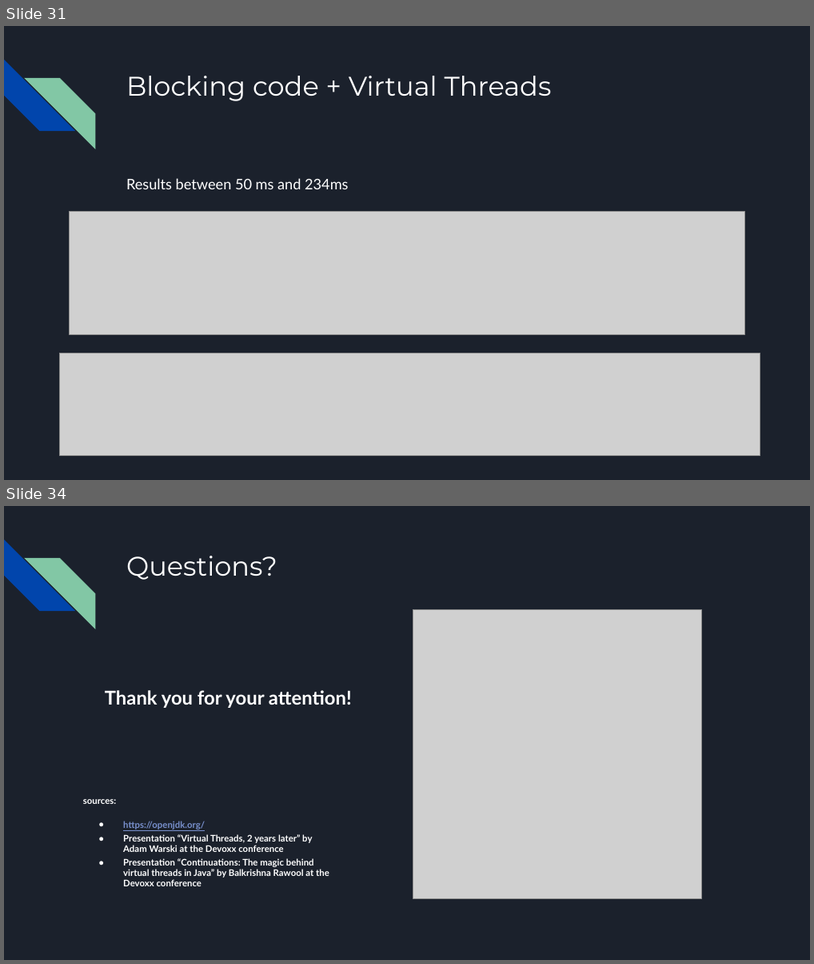
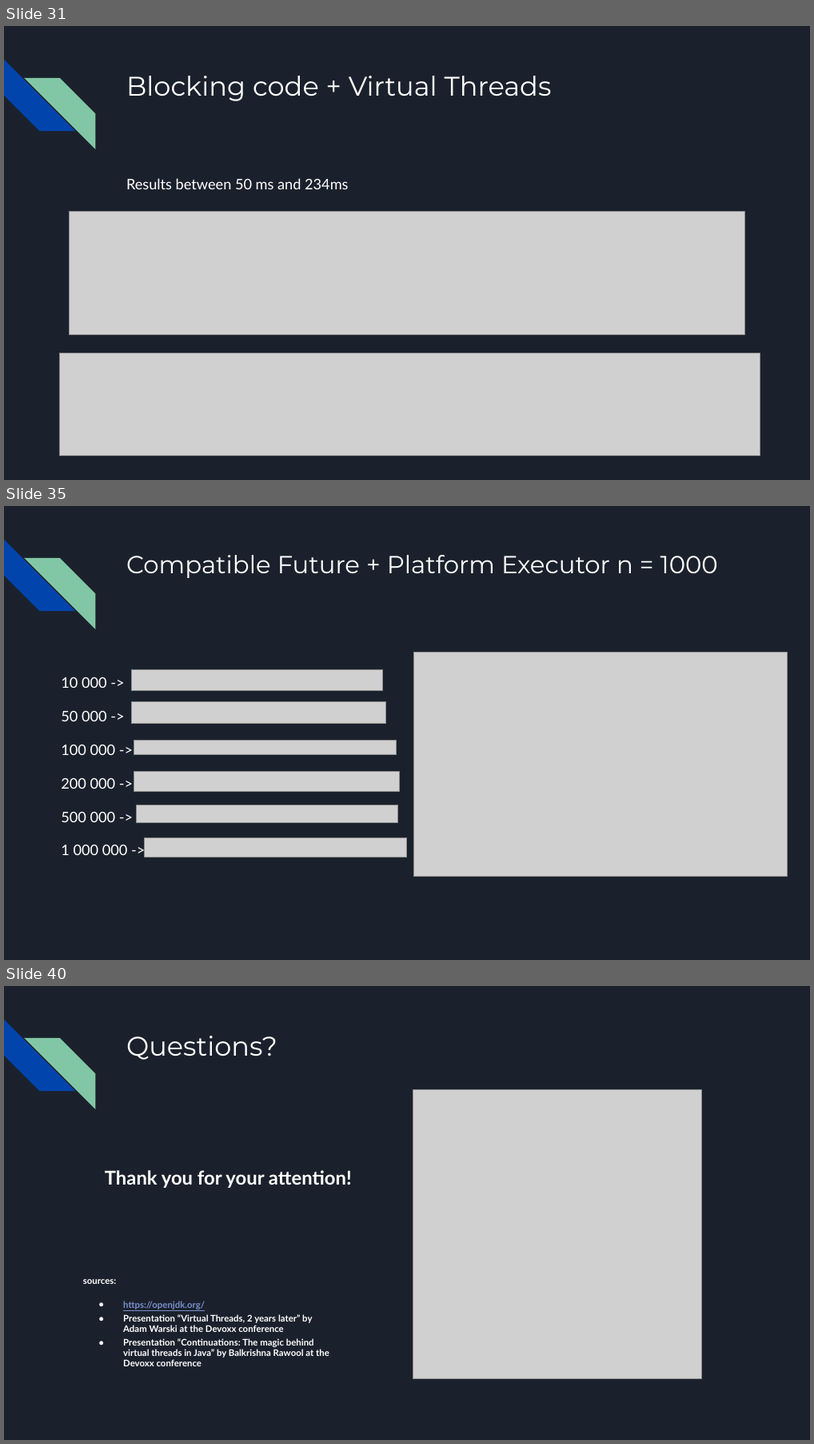
Before and after one commit to xkondix/loom-JAVA-SPRING, a slide deck: assets/Project Loom.pptx. Shown one above the other, each under a label of ours: slides 31 and 34 before the commit, slides 31, 35 and 40 after it; the slides between them are not shown. The pictures are 814x964 and 814x1444 pixels, drawn with LibreOffice and Linux fonts; fonts in the diff are those of the drawing; grey boxes stand for pictures. Boxes give left, top, right and bottom in pixels: in the first picture for what was removed or moved away, otherwise in the second. Text is boxed around its words. In the diff, an @@ line names an element or a change of style, - is before the commit and + after.

```diff
--- a/assets/Project Loom.pptx
+++ b/assets/Project Loom.pptx
@@ slide 35 added at [4, 506, 810, 960], background #1B212C; not listed: 2 template elements that a slide beside it also shows @@
@@ title added at [126, 555, 718, 578], 22 pt, text #FFFFFF @@
+Compatible Future + Platform Executor n = 1000
@@ picture added at [131, 669, 382, 690] @@
@@ picture added at [414, 652, 788, 876] @@
@@ text added at [61, 677, 128, 855], 13 pt, text #FFFFFF @@
+10 000 ->
+50 000 ->
+100 000 ->
+200 000 ->
+500 000 ->
+1 000 000 ->
@@ picture added at [131, 702, 386, 724] @@
@@ picture added at [134, 740, 397, 755] @@
@@ picture added at [134, 772, 400, 792] @@
@@ picture added at [136, 804, 398, 822] @@
@@ picture added at [144, 837, 407, 856] @@
@@ what was slide 34 is now slide 40 @@
```
Also in this commit, not shown: 6 slides changed, 5 other slides added, 6 other files.
